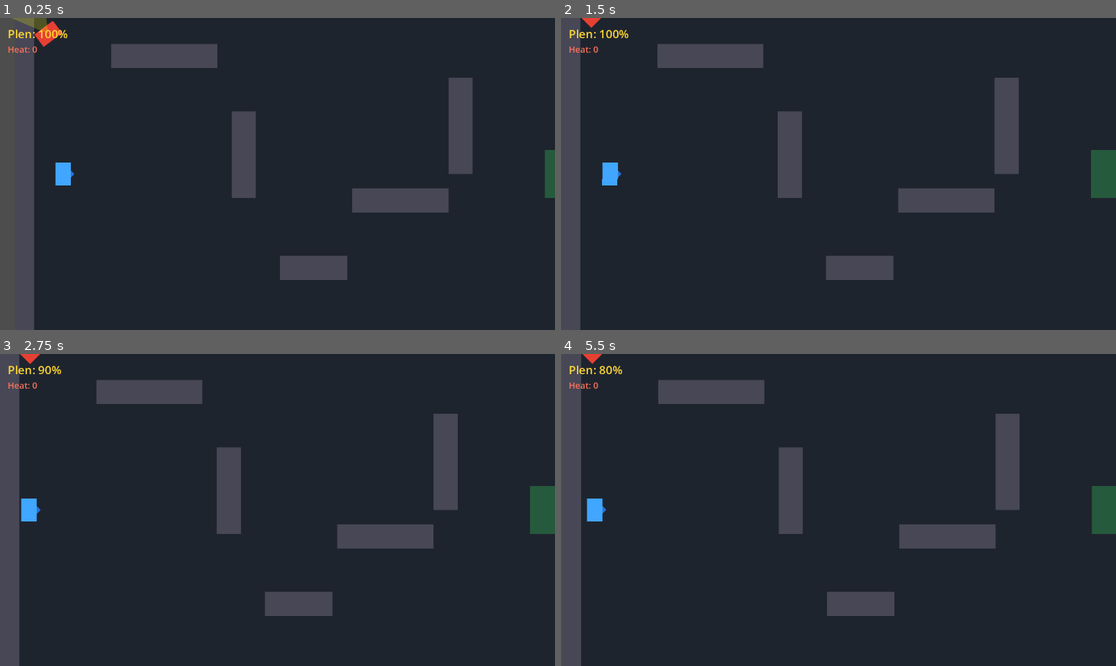
Above: before the commit, frames 1-4 (two rows, left to right).
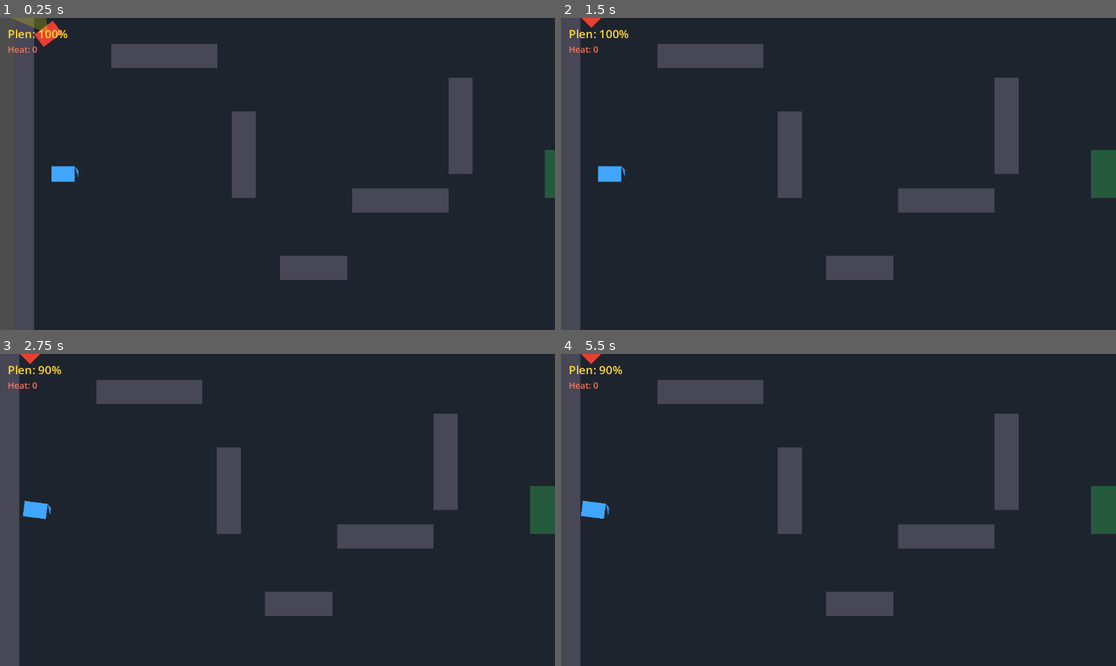
Above: after the commit, the same moments.

Repository: Gubari/Getaway-Racing
Game: Godot game, scene res://scenes/main/main.tscn
Two runs of this game, one before a commit and one after it. Both use one fixed random seed, a clock stepped at 60 frames per second and the inputs below.
Inputs:
- Up to frame 1 (0.25 s): no input
- Up to frame 2 (1.5 s): hold D (steer_right) 0.53-1.28 s; tap W (gas) at 0.6, 1.35 s; tap Enter at 1.25 s; hold S (brake) from 1.28 s (still down)
- Up to frame 3 (2.75 s): release S (brake) at 2.03 s; hold D (steer_right) from 2.03 s (still down); tap W (gas) at 2.1 s
- Up to frame 4 (5.5 s): tap Space at 2.75, 4.25 s; tap W (gas) every 0.75 s from 2.85 to 5.1 s; tap Enter at 3.5, 5 s; release D (steer_right) at 3.53 s; hold A (steer_left) 3.53-5.03 s; hold S (brake) from 5.03 s (still down)

The runs differ from the first frame. In frame 1, 0.2% of the frame differs, in the area x 9-15%, y 46-54%; in frame 2, 0.2%; in frame 3, 0.2%; in frame 4, 0.6%, in the area x 3-96%, y 0-100%.

Commit message:
Napravljena Crash fizika

Diff:
--- a/scenes/player/player.gd
+++ b/scenes/player/player.gd
@@ -2,28 +2,42 @@
 ## VOZILO IGRACA: top-down fizika, kolizije, plen-curi logika.
 ## Vlasnik: A.
 
-@export var acceleration: float = 600.0
-@export var max_speed: float = 500.0
-@export var reverse_max_speed: float = 200.0
-@export var drag: float = 2.5
-@export var brake_force: float = 900.0
-@export var steer_speed: float = 2.8
-@export var steering_smoothing: float = 10.0
-@export var min_speed_to_steer: float = 40.0
+@export_group("Driving")
+@export var acceleration: float = 480.0
+@export var max_speed: float = 420.0
+@export var reverse_max_speed: float = 160.0
+@export var drag: float = 3.2
+@export var brake_force: float = 1100.0
+@export var steer_speed: float = 3.1
+@export var steering_smoothing: float = 12.0
+@export var min_speed_to_steer: float = 35.0
+@export var high_speed_accel_factor: float = 0.45
+
+@export_group("Nitro")
 @export var nitro_multiplier: float = 1.8
 @export var nitro_duration: float = 0.75
 @export var nitro_impulse: float = 280.0
+
+@export_group("Crash")
 @export var wall_penalty_rearm_sec: float = 0.75
-@export var crash_min_impact_speed: float = 80.0
-@export var crash_stun_sec: float = 0.25
-@export var crash_knockback_distance: float = 12.0
+@export var crash_min_impact_speed: float = 70.0
+@export var crash_stun_sec: float = 0.3
 @export var crash_loot_penalty: float = 15.0
+@export var crash_knockback_min: float = 16.0
+@export var crash_knockback_impact_scale: float = 0.035
+@export var crash_bounce_back_ratio: float = 0.14
+@export var crash_steer_lock_sec: float = 0.18
+@export var crash_shake_strength: float = 14.0
+@export var crash_shake_duration: float = 0.24
+@export var crash_zoom_punch: float = 0.07
+@export var crash_wobble_max_deg: float = 10.0
+@export var crash_squash_amount: float = 0.18
+
+@export_group("Sharp Turn")
 @export var sharp_turn_loot_penalty: float = 1.5
-@export var crash_shake_strength: float = 6.0
-@export var crash_shake_duration: float = 0.15
 @export var sharp_turn_cooldown: float = 0.35
-@export var sharp_turn_min_speed: float = 120.0
-@export var sharp_turn_angular_speed_deg: float = 220.0
+@export var sharp_turn_min_speed: float = 110.0
+@export var sharp_turn_angular_speed_deg: float = 210.0
 @export var sharp_turn_steer_threshold: float = 0.4
 
 var _forward_speed: float = 0.0
@@ -32,8 +46,14 @@
 var _sharp_turn_cooldown_left: float = 0.0
 var _prev_rotation: float = 0.0
 var _crash_stun_until_ms: int = 0
+var _crash_steer_lock_until_ms: int = 0
 var _wall_penalty_rearm_until_ms: Dictionary = {}
 var _shake_time_left: float = 0.0
+var _shake_normal: Vector2 = Vector2.ZERO
+var _crash_juice_time_left: float = 0.0
+var _crash_juice_intensity: float = 0.0
+var _crash_wobble: float = 0.0
+var _camera_base_zoom: Vector2 = Vector2.ONE
 
 @onready var _camera: Camera2D = $Camera2D
 
@@ -41,6 +61,7 @@
 	add_to_group(Constants.GROUP_PLAYER)
 	GameState.card_played.connect(_on_card_played)
 	_prev_rotation = rotation
+	_camera_base_zoom = _camera.zoom
 	_camera.make_current()
 	queue_redraw()
 
@@ -60,6 +81,8 @@
 
 	var throttle := _get_throttle()
 	var steer_input := _get_steer_input()
+	if Time.get_ticks_msec() < _crash_steer_lock_until_ms:
+		steer_input = 0.0
 	_steer_smoothed = lerpf(_steer_smoothed, steer_input, steering_smoothing * delta)
 
 	_update_forward_speed(throttle, delta)
@@ -77,15 +100,23 @@
 		_nitro_time_left = maxf(0.0, _nitro_time_left - delta)
 	if _sharp_turn_cooldown_left > 0.0:
 		_sharp_turn_cooldown_left = maxf(0.0, _sharp_turn_cooldown_left - delta)
+	if _crash_juice_time_left > 0.0:
+		_crash_juice_time_left = maxf(0.0, _crash_juice_time_left - delta)
+		queue_redraw()
 	_update_camera_shake(delta)
 
 func _update_camera_shake(delta: float) -> void:
 	if _shake_time_left <= 0.0:
 		_camera.offset = Vector2.ZERO
-		return
+		_camera.zoom = _camera_base_zoom
+		return
+
 	_shake_time_left = maxf(0.0, _shake_time_left - delta)
 	var t := _shake_time_left / crash_shake_duration if crash_shake_duration > 0.0 else 0.0
-	_camera.offset = Vector2(randf_range(-1.0, 1.0), randf_range(-1.0, 1.0)) * crash_shake_strength * t
+	var impulse := _shake_normal * crash_shake_strength * t
+	var jitter := Vector2(randf_range(-1.0, 1.0), randf_range(-1.0, 1.0)) * crash_shake_strength * 0.25 * t
+	_camera.offset = impulse + jitter
+	_camera.zoom = _camera_base_zoom * (1.0 + crash_zoom_punch * t)
 
 func _get_throttle() -> float:
 	var throttle := (
@@ -104,14 +135,16 @@
 
 func _update_forward_speed(throttle: float, delta: float) -> void:
 	if throttle > 0.0:
-		_forward_speed += throttle * acceleration * delta
+		var speed_ratio := clampf(absf(_forward_speed) / max_speed, 0.0, 1.0)
+		var accel_mult := lerpf(1.0, high_speed_accel_factor, speed_ratio)
+		_forward_speed += throttle * acceleration * accel_mult * delta
 	elif throttle < 0.0:
 		if _forward_speed > 0.0:
 			_forward_speed -= brake_force * absf(throttle) * delta
 		else:
-			_forward_speed += throttle * acceleration * 0.6 * delta
+			_forward_speed += throttle * acceleration * 0.55 * delta
 	else:
-		var decay := drag * maxf(absf(_forward_speed), 80.0) * delta
+		var decay := drag * maxf(absf(_forward_speed), 60.0) * delta
 		_forward_speed = move_toward(_forward_speed, 0.0, decay)
 
 	var cap := max_speed
@@ -123,7 +156,7 @@
 	if absf(_forward_speed) < min_speed_to_steer:
 		return
 
-	var speed_factor := clampf(absf(_forward_speed) / max_speed, 0.2, 1.0)
+	var speed_factor := clampf(absf(_forward_speed) / max_speed, 0.25, 1.0)
 	var direction_sign := 1.0 if _forward_speed >= 0.0 else -1.0
 	rotation += _steer_smoothed * steer_speed * speed_factor * direction_sign * delta
 
@@ -151,22 +184,34 @@
 		if now_ms < int(_wall_penalty_rearm_until_ms.get(wall_id, 0)):
 			continue
 
-		# Brzina PRE move_and_slide() — posle slide-a Godot ukloni komponentu u zid (≈0).
 		var impact_speed := -pre_move_velocity.dot(collision.get_normal())
 		if impact_speed < crash_min_impact_speed:
 			continue
 
 		_wall_penalty_rearm_until_ms[wall_id] = now_ms + int(wall_penalty_rearm_sec * 1000.0)
 		GameState.crash_detected.emit(crash_loot_penalty)
-		_apply_wall_crash(collision)
-
-func _apply_wall_crash(collision: KinematicCollision2D) -> void:
+		_apply_wall_crash(collision, impact_speed)
+		return
+
+func _apply_wall_crash(collision: KinematicCollision2D, impact_speed: float) -> void:
 	var normal := collision.get_normal()
-	_crash_stun_until_ms = Time.get_ticks_msec() + int(crash_stun_sec * 1000.0)
+	var intensity := clampf(impact_speed / max_speed, 0.35, 1.25)
+	var now_ms := Time.get_ticks_msec()
+
+	_crash_stun_until_ms = now_ms + int(crash_stun_sec * 1000.0)
+	_crash_steer_lock_until_ms = now_ms + int(crash_steer_lock_sec * 1000.0)
 	_shake_time_left = crash_shake_duration
-	_forward_speed = 0.0
-	global_position += normal * crash_knockback_distance
+	_shake_normal = normal
+	_crash_juice_time_left = crash_shake_duration
+	_crash_juice_intensity = intensity
+	_crash_wobble = deg_to_rad(crash_wobble_max_deg) * intensity * (1.0 if randf() > 0.5 else -1.0)
+	rotation += _crash_wobble
+
+	var knockback := crash_knockback_min + impact_speed * crash_knockback_impact_scale
+	global_position += normal * knockback
+	_forward_speed = -impact_speed * crash_bounce_back_ratio
 	velocity = Vector2.from_angle(rotation) * _forward_speed
+	queue_redraw()
 
 func _detect_sharp_turn(delta: float) -> void:
 	if _sharp_turn_cooldown_left > 0.0:
@@ -186,12 +231,32 @@
 	_sharp_turn_cooldown_left = sharp_turn_cooldown
 
 func _draw() -> void:
-	# Placeholder dok C ne doda sprite.
-	draw_colored_polygon(
-		PackedVector2Array([Vector2(-16, -24), Vector2(16, -24), Vector2(16, 24), Vector2(-16, 24)]),
-		Color(0.25, 0.65, 1.0)
-	)
-	draw_colored_polygon(
-		PackedVector2Array([Vector2(16, -8), Vector2(24, 0), Vector2(16, 8)]),
-		Color(0.15, 0.45, 0.85)
-	)
+	var squash := 1.0
+	var stretch := 1.0
+	if _crash_juice_time_left > 0.0 and crash_shake_duration > 0.0:
+		var t := _crash_juice_time_left / crash_shake_duration
+		squash = 1.0 + crash_squash_amount * t
+		stretch = 1.0 - crash_squash_amount * 0.75 * t
+
+	var forward := Vector2.from_angle(rotation)
+	var right := forward.orthogonal()
+
+	var body := PackedVector2Array([
+		-right * 16.0 * squash + forward * -24.0 * stretch,
+		right * 16.0 * squash + forward * -24.0 * stretch,
+		right * 16.0 * squash + forward * 24.0 * stretch,
+		-right * 16.0 * squash + forward * 24.0 * stretch,
+	])
+	var nose := PackedVector2Array([
+		right * 16.0 * squash + forward * 24.0 * stretch,
+		right * 8.0 * squash + forward * 32.0 * stretch,
+		-right * 8.0 * squash + forward * 32.0 * stretch,
+	])
+
+	var body_color := Color(0.25, 0.65, 1.0)
+	if _crash_juice_time_left > 0.0:
+		var flash := clampf(_crash_juice_intensity, 0.0, 1.0)
+		body_color = body_color.lerp(Color(1.0, 0.35, 0.25), flash * 0.65)
+
+	draw_colored_polygon(body, body_color)
+	draw_colored_polygon(nose, body_color.darkened(0.15))
